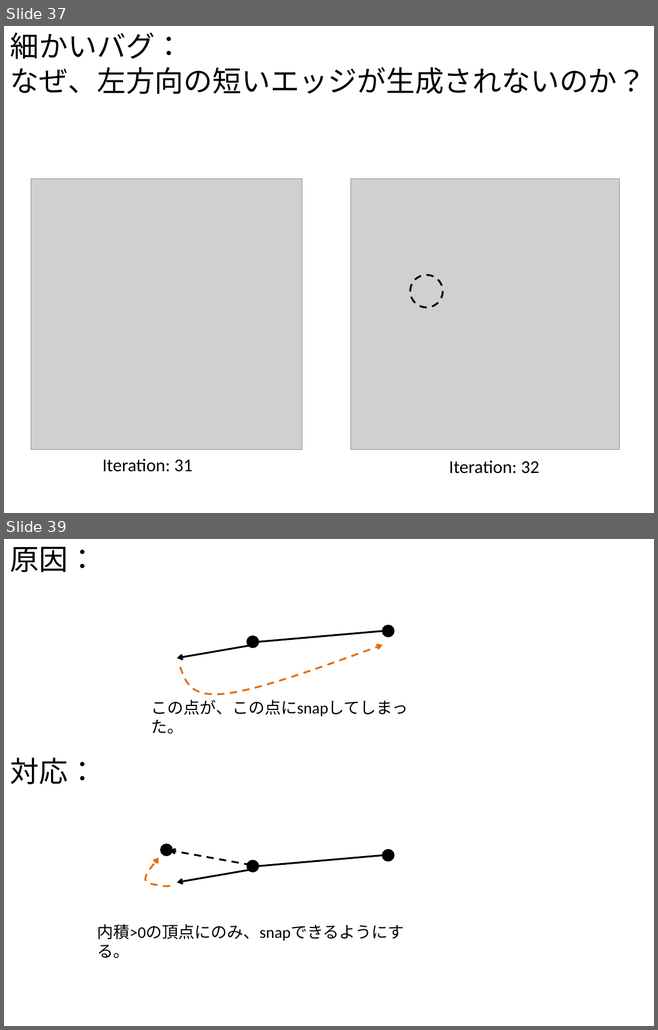
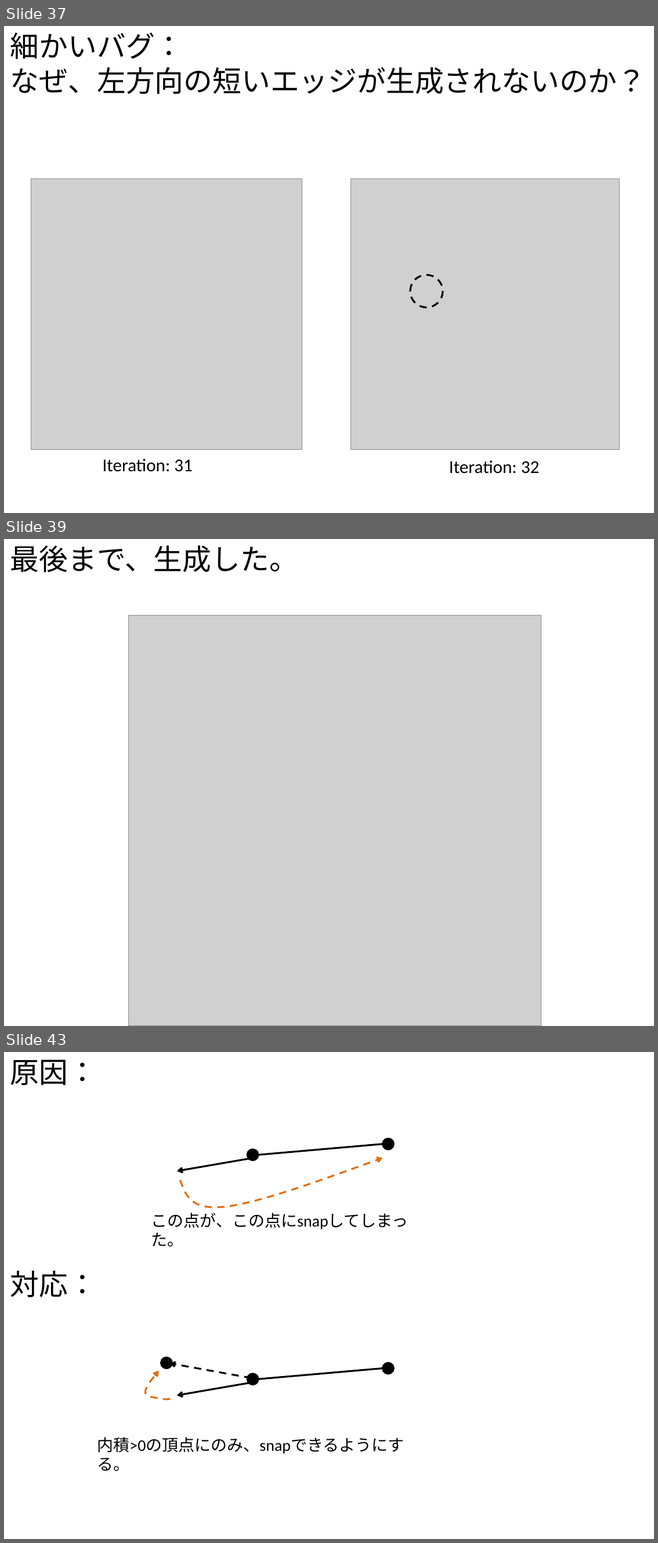
Before and after one commit to gnishida/RoadDesigner, a slide deck: RoadDesigner.pptx. Shown one above the other, each under a label of ours: slides 37 and 39 before the commit, slides 37, 39 and 43 after it; the slides between them are not shown. The pictures are 658x1030 and 658x1543 pixels, drawn with LibreOffice and Linux fonts; fonts in the diff are those of the drawing; grey boxes stand for pictures. Boxes give left, top, right and bottom in pixels: in the first picture for what was removed or moved away, otherwise in the second. Text is boxed around its words. In the diff, an @@ line names an element or a change of style, - is before the commit and + after.

```diff
--- a/RoadDesigner.pptx
+++ b/RoadDesigner.pptx
@@ slide 39 added at bbox=[4, 539, 654, 1026], background #FFFFFF @@
@@ text added at bbox=[10, 545, 298, 572], 32 pt, text #000000 @@
+最後まで、生成した。
@@ picture added at bbox=[129, 615, 541, 1026] @@
@@ what was slide 39 is now slide 43 @@
```
Also in this commit, not shown: 2 slides changed, 3 other slides added, 2 other files.
